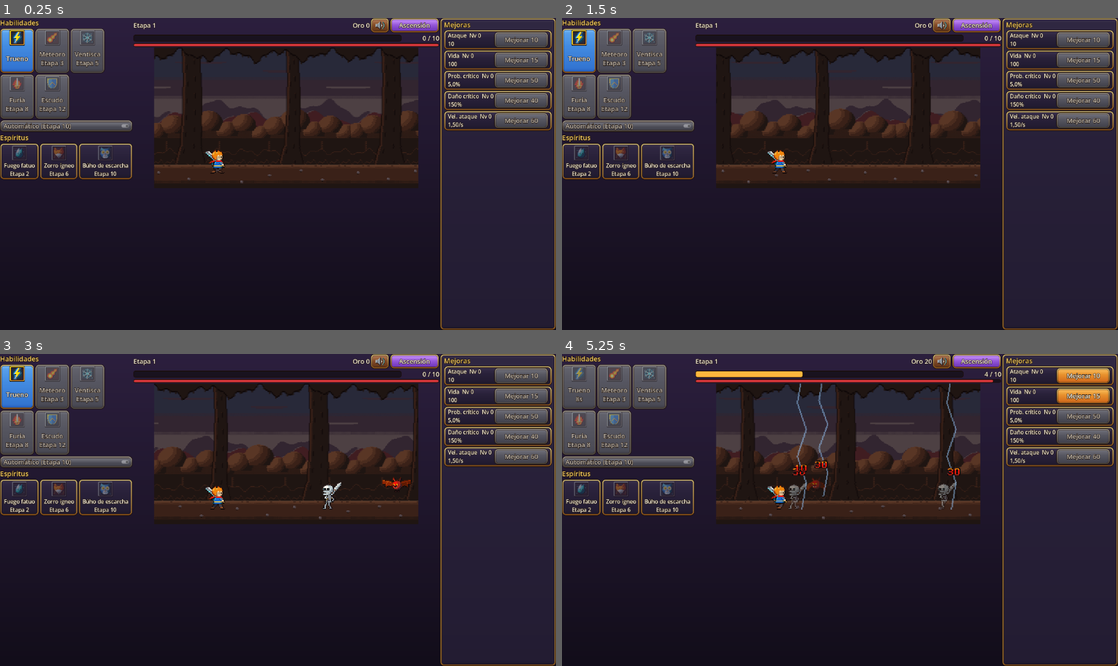
Above: before the commit, frames 1-4 (two rows, left to right).
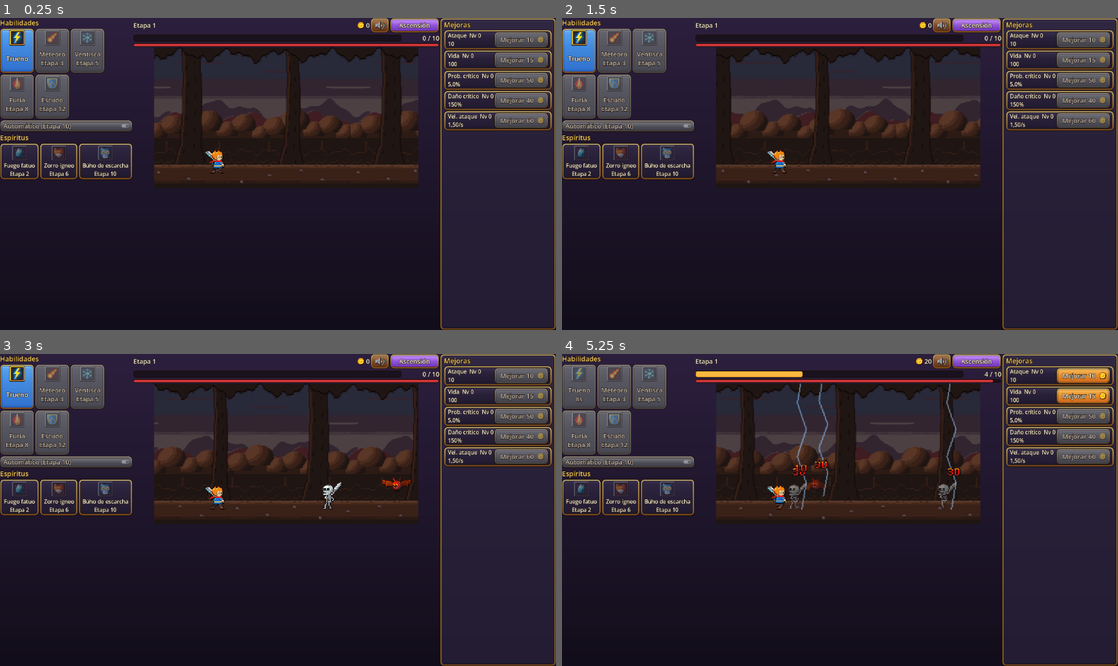
Above: after the commit, the same moments.

Repository: kevelscy/kevelscy-slayer-game
Game: Godot game, scene res://main/main.tscn
The game is run twice, just before and just after one commit, with the same random seed, the same clock (stepped at 60 frames per second) and the same inputs.
Inputs:
- Up to frame 1 (0.25 s): no input
- Up to frame 2 (1.5 s): click "Ascensión" at 0.5 s; click "Cerrar" at 1.25 s
- Up to frame 3 (3 s): click "Ascensión" at 2 s; click "Cerrar" at 2.75 s
- Up to frame 4 (5.25 s): click "Ascensión" at 3.5 s; click "Cerrar" at 4.25 s; click "Trueno" at 5 s

The runs differ from the first frame. In frame 1, 0.5% of the frame differs, in the area x 63-98%, y 1-35%; in frame 2, 0.5%; in frame 3, 0.5%; in frame 4, 0.6%, in the area x 62-98%, y 1-35%.

Commit message:
feat(ui): show a gold coin next to every gold amount

Diff:
--- a/client/tests/unit/main/test_spanish_texts.gd
+++ b/client/tests/unit/main/test_spanish_texts.gd
@@ -24,7 +24,9 @@
 func test_hud_shows_stage_gold_and_the_ascension_button_in_spanish() -> void:
 	main.hud._refresh()
 	assert_eq(main.hud.stage_label.text, "Etapa %d" % GameState.session.progression.stage)
-	assert_string_starts_with(main.hud.gold_label.text, "Oro ")
+	# The coin icon names the currency, so the label is only the amount.
+	assert_eq(main.hud.gold_label.text, NumberFormat.format(GameState.session.wallet.get_amount(GameSession.GOLD)))
+	assert_same(main.hud.gold_icon.texture, GameTheme.coin_texture(GameTheme.COIN_SIZE))
 	assert_eq(main.hud.ascension_button.text, "Ascensión")
 
 
--- /dev/null
+++ b/client/tests/unit/ui/test_coin_icon.gd
@@ -0,0 +1,17 @@
+extends GutTest
+## The gold coin icon is shared by every gold amount: scaled with nearest filtering.
+
+
+func test_coin_texture_scales_the_16px_art_without_smoothing() -> void:
+	var texture: Texture2D = GameTheme.coin_texture(32)
+	assert_eq(texture.get_size(), Vector2(32, 32))
+	var image: Image = texture.get_image()
+	var source: Image = load(GameTheme.COIN_PATH).get_image()
+	# Each source pixel becomes a 2x2 block with the exact same color.
+	assert_eq(image.get_pixel(10, 10), source.get_pixel(5, 5))
+	assert_eq(image.get_pixel(11, 11), source.get_pixel(5, 5))
+	assert_eq(image.get_pixel(0, 0).a, 0.0)
+
+
+func test_coin_texture_is_cached_per_size() -> void:
+	assert_same(GameTheme.coin_texture(32), GameTheme.coin_texture(32))
--- a/client/tests/unit/ui/test_upgrade_panel.gd
+++ b/client/tests/unit/ui/test_upgrade_panel.gd
@@ -59,3 +59,18 @@
 		var card: Control = row.button.get_parent().get_parent()
 		assert_true(card is PanelContainer)
 		assert_eq(card.theme_type_variation, GameTheme.CARD)
+
+
+func test_cost_buttons_show_the_gold_coin_after_the_amount() -> void:
+	for row: UpgradePanel.Row in panel.rows:
+		assert_same(row.button.icon, GameTheme.coin_texture(GameTheme.COIN_SIZE))
+		assert_eq(row.button.icon_alignment, HORIZONTAL_ALIGNMENT_RIGHT)
+
+
+func test_maxed_button_has_no_coin() -> void:
+	var saved: SaveData = SaveData.new()
+	saved.attack_speed_level = 75
+	session.apply_save(saved)
+	session.wallet.add(GameSession.GOLD, BigNumber.from_float(1.0))
+	assert_null(panel.rows[4].button.icon)
+	assert_not_null(panel.rows[0].button.icon)
--- a/client/ui/hud/hud.gd
+++ b/client/ui/hud/hud.gd
@@ -14,6 +14,7 @@
 var _elapsed: float = 0.0
 
 @onready var stage_label: Label = $TopRow/StageLabel
+@onready var gold_icon: TextureRect = $TopRow/GoldIcon
 @onready var gold_label: Label = $TopRow/GoldLabel
 @onready var ascension_button: Button = $TopRow/AscensionButton
 @onready var sound_button: Button = $TopRow/SoundButton
@@ -23,6 +24,7 @@
 
 
 func _ready() -> void:
+	gold_icon.texture = GameTheme.coin_texture(GameTheme.COIN_SIZE)
 	sound_button.toggled.connect(_on_sound_toggled)
 	_refresh_sound_button()
 
@@ -64,7 +66,7 @@
 		return
 	var progression: StageProgression = _session.progression
 	stage_label.text = "Etapa %d" % progression.stage
-	gold_label.text = "Oro %s" % NumberFormat.format(_session.wallet.get_amount(GameSession.GOLD))
+	gold_label.text = NumberFormat.format(_session.wallet.get_amount(GameSession.GOLD))
 	if progression.is_boss_active:
 		progress_bar.max_value = progression.boss_seconds
 		progress_bar.value = progression.boss_time_left
--- a/client/ui/hud/hud.tscn
+++ b/client/ui/hud/hud.tscn
@@ -13,11 +13,15 @@
 size_flags_horizontal = 3
 text = "Etapa 1"
 
+[node name="GoldIcon" type="TextureRect" parent="TopRow"]
+custom_minimum_size = Vector2(32, 32)
+layout_mode = 2
+size_flags_vertical = 4
+stretch_mode = 3
+
 [node name="GoldLabel" type="Label" parent="TopRow"]
 layout_mode = 2
-size_flags_horizontal = 3
-text = "Oro 0"
-horizontal_alignment = 2
+text = "0"
 
 [node name="SoundButton" type="Button" parent="TopRow"]
 custom_minimum_size = Vector2(64, 56)
--- a/client/ui/panels/upgrade_panel.gd
+++ b/client/ui/panels/upgrade_panel.gd
@@ -1,7 +1,7 @@
 class_name UpgradePanel
 extends VBoxContainer
 ## One row per stat upgrade: name, level, current value and a buy button priced in
-## gold, or "Máx" once a capped track is complete.
+## gold (amount and coin), or "Máx" once a capped track is complete.
 
 
 class Row:
@@ -43,6 +43,7 @@
 	row.button = Button.new()
 	row.button.theme_type_variation = GameTheme.BUY_BUTTON
 	row.button.custom_minimum_size = Vector2(220.0, 60.0)
+	row.button.icon_alignment = HORIZONTAL_ALIGNMENT_RIGHT
 	row.button.pressed.connect(func() -> void: _on_buy_pressed(track))
 	box.add_child(row.label)
 	box.add_child(row.button)
@@ -61,8 +62,10 @@
 		row.label.text = "%s  Nv %d\n%s" % [row.title, row.track.level, row.value_text.call()]
 		if row.track.is_maxed():
 			row.button.text = "Máx"
+			row.button.icon = null
 			row.button.disabled = true
 			continue
 		var cost: BigNumber = row.track.next_cost()
 		row.button.text = "Mejorar %s" % NumberFormat.format(cost)
+		row.button.icon = GameTheme.coin_texture(GameTheme.COIN_SIZE)
 		row.button.disabled = not _session.wallet.can_afford(GameSession.GOLD, cost)
--- a/client/ui/theme/game_theme.gd
+++ b/client/ui/theme/game_theme.gd
@@ -33,6 +33,21 @@
 
 const BUTTON_PADDING: Vector2 = Vector2(14.0, 6.0)
 const CARD_PADDING: Vector2 = Vector2(16.0, 8.0)
+
+## The gold coin drawn next to every gold amount: 16 px art shown at 2x.
+const COIN_PATH: String = "res://art/icons/coin.png"
+const COIN_SIZE: int = 32
+
+static var _coin_textures: Dictionary[int, Texture2D] = {}
+
+
+## The coin scaled to `size_px` with nearest filtering, built once per size.
+static func coin_texture(size_px: int) -> Texture2D:
+	if not _coin_textures.has(size_px):
+		var image: Image = (load(COIN_PATH) as Texture2D).get_image()
+		image.resize(size_px, size_px, Image.INTERPOLATE_NEAREST)
+		_coin_textures[size_px] = ImageTexture.create_from_image(image)
+	return _coin_textures[size_px]
 
 
 static func build() -> Theme:
Binary file added: client/art/icons/coin.png
Not shown, added: client/art/icons/coin.png.import
Not shown, added: client/tests/unit/ui/test_coin_icon.gd.uid
Not shown, added: client/art/source/coin.pxo
Not shown, added: odd/tasks/bonuses.md
